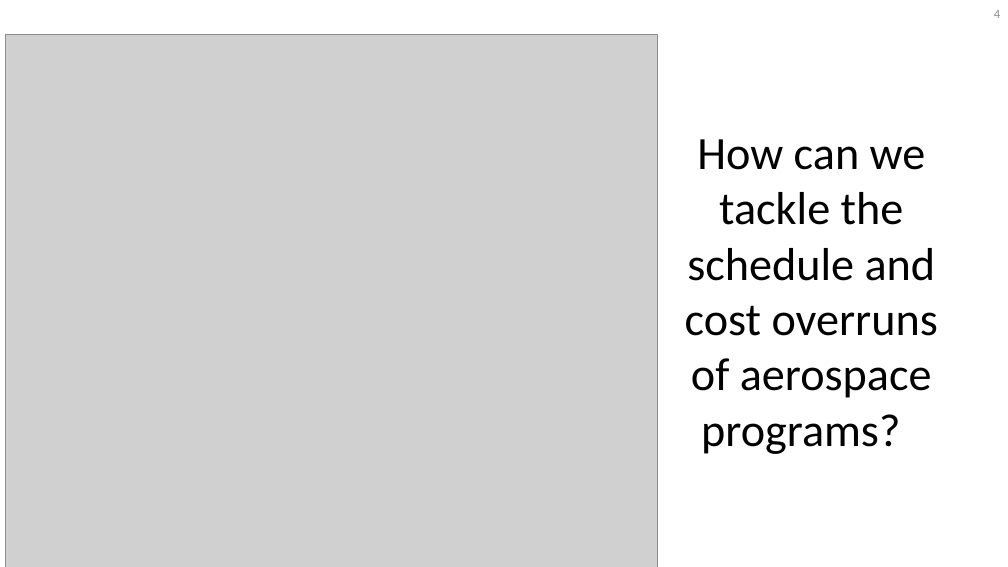
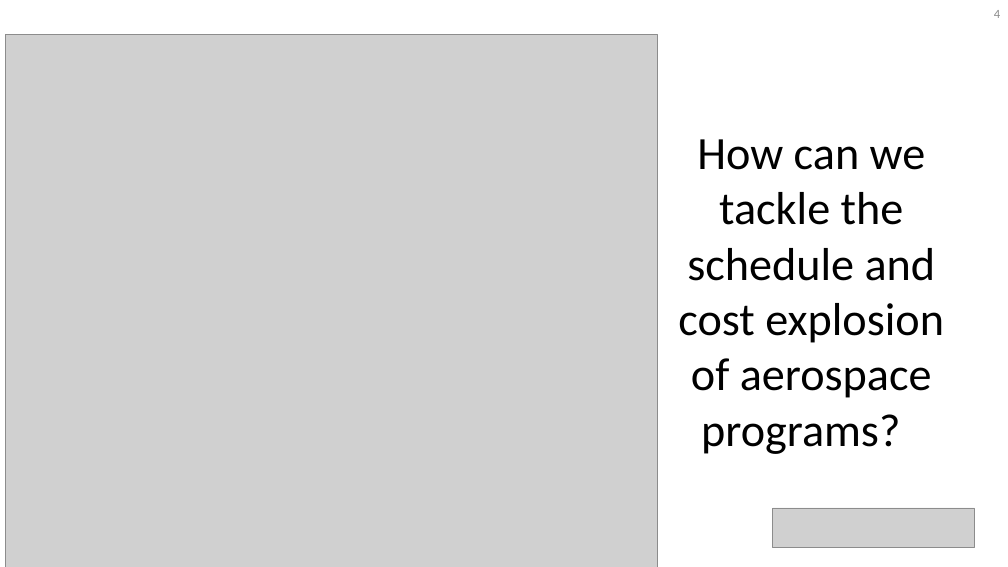
Before and after one commit to 1ozturkbe/robustSPpaper, a slide deck: slide 4 of presentations/acdlSeminar_20190503.pptx. Drawn at 1008x567 pixels with LibreOffice and Linux fonts; fonts in the diff are those of the drawing; grey boxes stand for pictures; background and template pictures are left out. Boxes give left, top, right and bottom in pixels: in the first picture for what was removed or moved away, otherwise in the second. Text is boxed around its words. In the diff, an @@ line names an element or a change of style, - is before the commit and + after.

```diff
--- a/presentations/acdlSeminar_20190503.pptx
+++ b/presentations/acdlSeminar_20190503.pptx
@@ title at (x1=678, y1=139, x2=944, y2=454): text changed @@
-How can we tackle the
-schedule and cost overruns of aerospace programs?
+How can we tackle the
+schedule and cost explosion
+of aerospace programs?
@@ picture added at (x1=773, y1=508, x2=975, y2=547) @@
```
Also in this commit, not shown: 32 other slides changed, 3 slides added, 1 slide removed.
